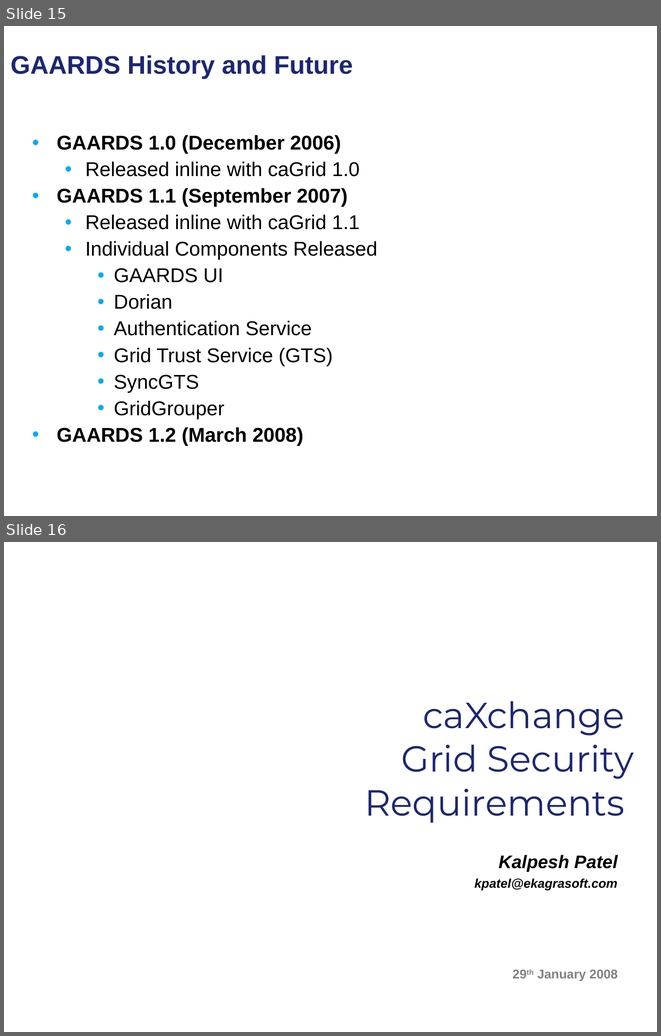
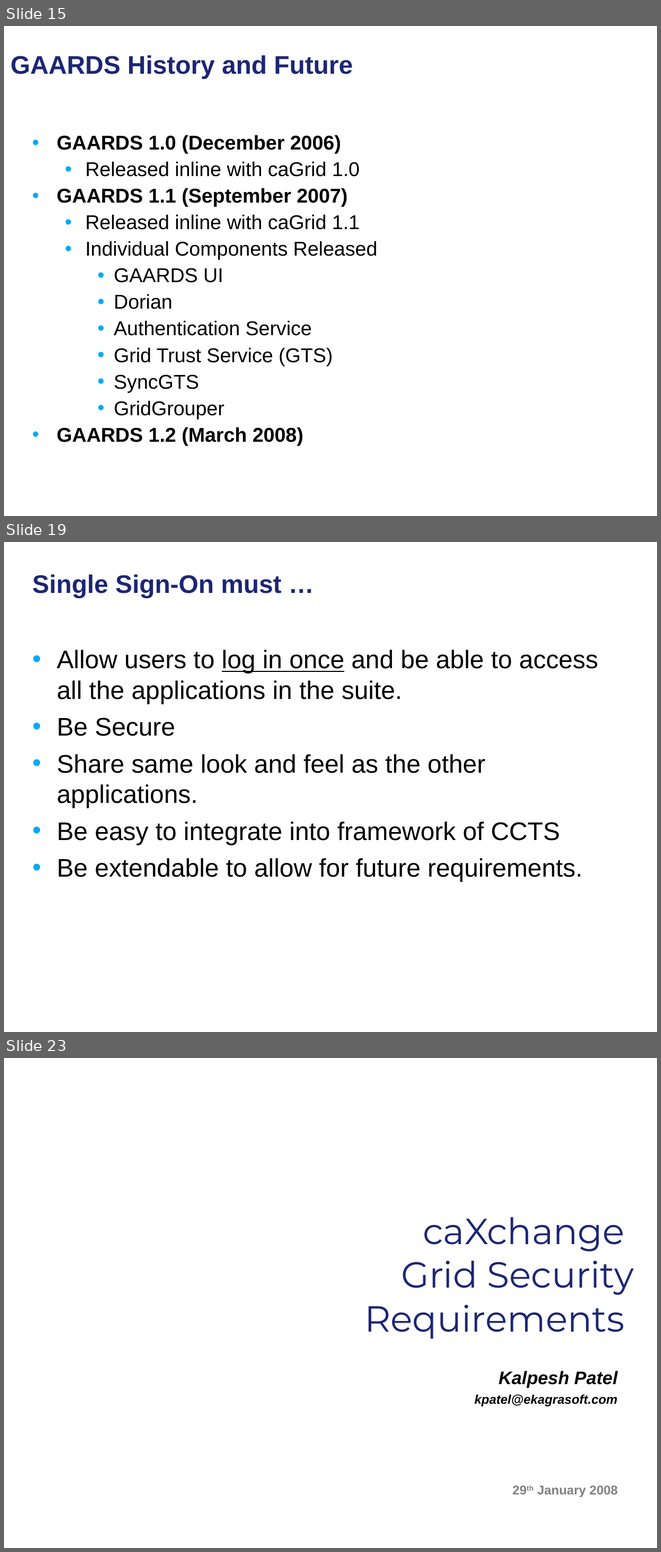
Before and after one commit to NCIP/cagrid-docs, a slide deck: presentations/security/gaards-arch-vcde-f2f-january-2008.ppt. Shown one above the other, each under a label of ours: slides 15 and 16 before the commit, slides 15, 19 and 23 after it; the slides between them are not shown. The pictures are 661x1036 and 661x1552 pixels, drawn with LibreOffice and Linux fonts; fonts in the diff are those of the drawing; background and template pictures are left out. Boxes give left, top, right and bottom in pixels: in the first picture for what was removed or moved away, otherwise in the second. Text is boxed around its words. In the diff, an @@ line names an element or a change of style, - is before the commit and + after.

```diff
--- a/presentations/security/gaards-arch-vcde-f2f-january-2008.ppt
+++ b/presentations/security/gaards-arch-vcde-f2f-january-2008.ppt
@@ slide 19 added at [4, 542, 657, 1032], background picture (left out) @@
@@ title added at [32, 574, 281, 598], 28 pt, text #1C2674, bold @@
+Single Sign-On must …
@@ text added at [57, 650, 598, 882], 28 pt, text #000000 @@
+• Allow users to log in once and be able to access all the applications in the suite.
+• Be Secure
+• Share same look and feel as the other applications.
+• Be easy to integrate into framework of CCTS
+• Be extendable to allow for future requirements.
@@ what was slide 16 is now slide 23 @@
```
Also in this commit, not shown: 6 other slides added.
